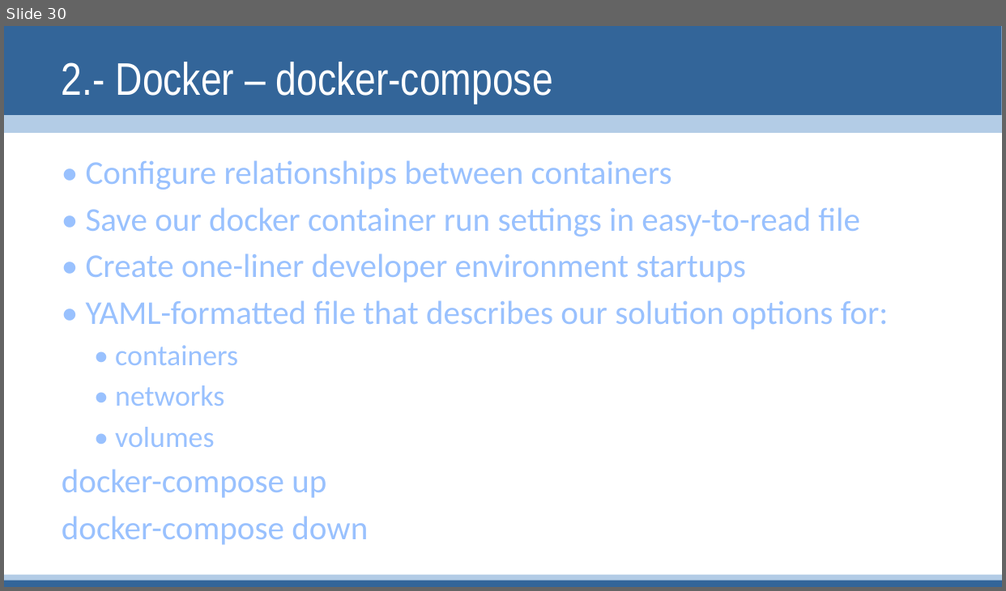
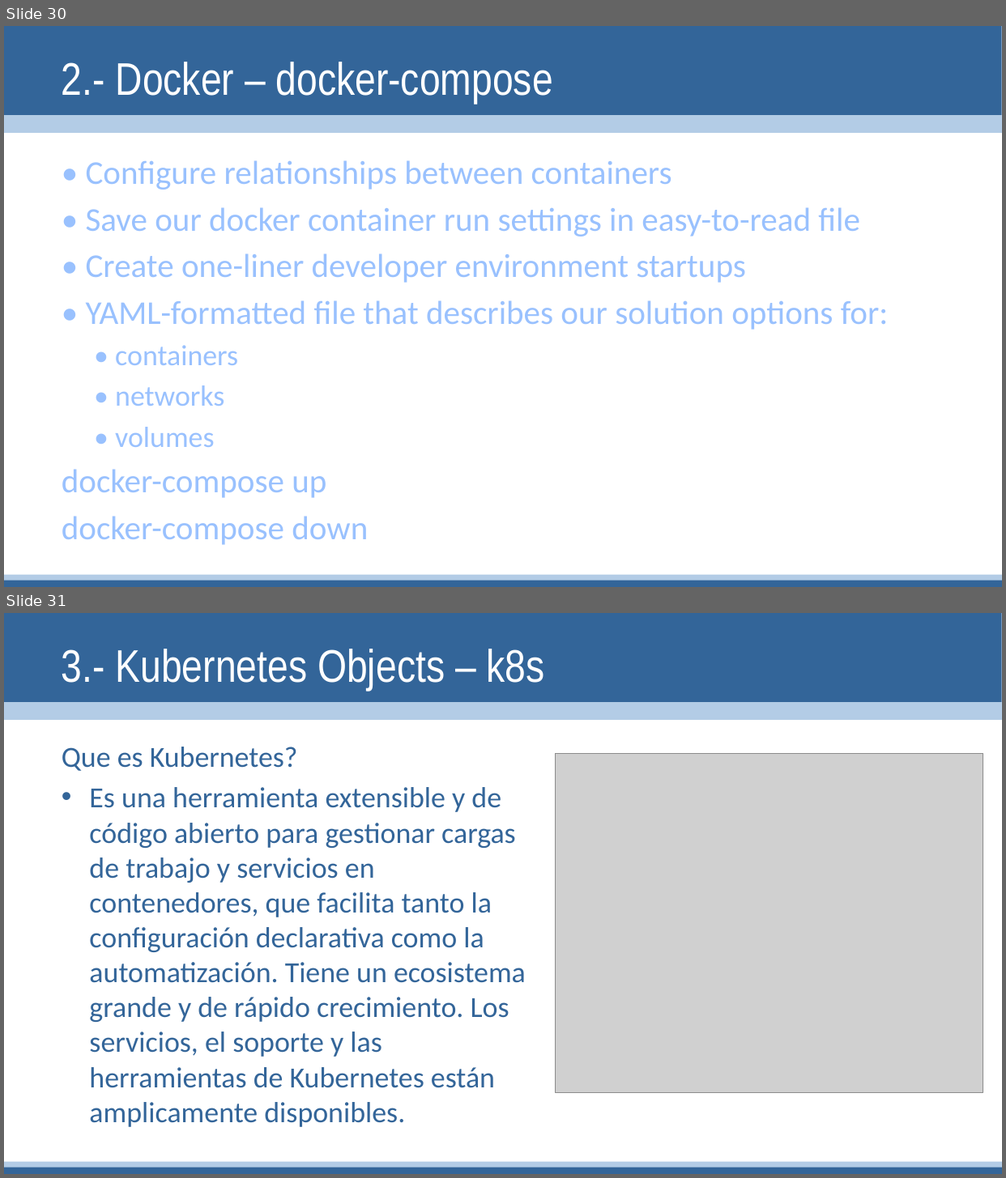
Before and after one commit to linuxsapiens/curso_kubernetes, a slide deck: Kubernetes2.pptx. Shown one above the other, each under a label of ours: slide 30 before the commit, slides 30 and 31 after it. The pictures are 1006x591 and 1006x1178 pixels, drawn with LibreOffice and Linux fonts; fonts in the diff are those of the drawing; grey boxes stand for pictures. Boxes give left, top, right and bottom in pixels: in the first picture for what was removed or moved away, otherwise in the second. Text is boxed around its words. In the diff, an @@ line names an element or a change of style, - is before the commit and + after.

Commit message:
3 k8s Objects

```diff
--- a/Kubernetes2.pptx
+++ b/Kubernetes2.pptx
@@ slide 31 added at <box>4,613,1002,1174</box>, background #FFFFFF; not listed: 4 template elements that a slide beside it also shows @@
@@ title added at <box>62,649,545,690</box>, 44 pt, text #FFFFFF @@
+3.- Kubernetes Objects – k8s
@@ text added at <box>62,747,526,1127</box>, 28 pt, text #336599 @@
+Que es Kubernetes?
+• Es una herramienta extensible y de código abierto para gestionar cargas de trabajo y servicios en contenedores, que facilita tanto la configuración declarativa como la automatización. Tiene un ecosistema grande y de rápido crecimiento. Los servicios, el soporte y las herramientas de Kubernetes están amplicamente disponibles.
@@ picture added at <box>555,754,983,1093</box> @@
```
Also in this commit, not shown: 8 other slides added, 9 other files.
